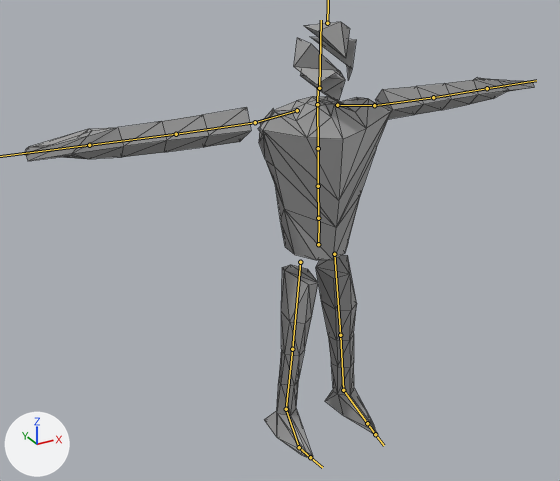
The glTF model glb_imports/8164_meshes.glb as it was, and as the next commit left it.
Before and after are seen from a 50 mm lens placed at (-20.6, -33.2, 29.5), pointed at (-1.9, 0.8, 12.5). Arrows for +X, +Y and +Z are at lower left; the lights stay in place. The bones that bend it are drawn over the model as lines. Mesh edges are drawn as thin lines.

The first picture shows 'Body.001'.
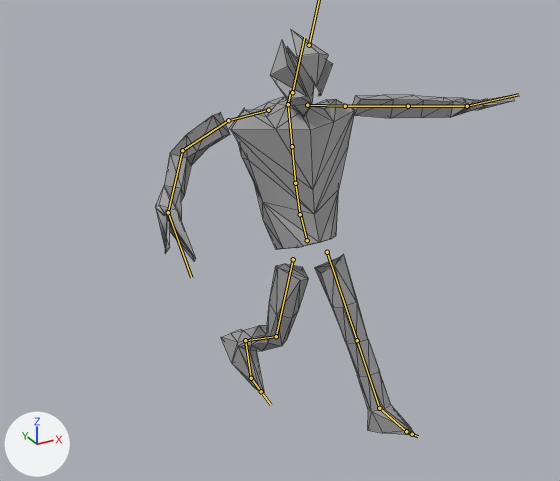
The newer file adds an action. The first version stands in its rest pose; the second is drawn at frame 0 of the action 'ChainSliceLeftLaser'.

What differs and where, as boxes (x1, y1, x2, y2) in the pictures (560 x 481 px):
'Body.001', posed (29% narrower, 7% shorter)
    before: (25, 22, 534, 459)
    after: (155, 30, 515, 435)
bone 'mixamorig:Hips', root to tip
    before: (318, 244) to (319, 221)
    after: (307, 240) to (301, 216)
bone 'mixamorig:Spine', root to tip
    before: (318, 218) to (318, 186)
    after: (300, 214) to (295, 183)
bone 'mixamorig:Spine1', root to tip
    before: (318, 186) to (318, 148)
    after: (295, 183) to (292, 146)
bone 'mixamorig:Neck', root to tip
    before: (317, 104) to (318, 87)
    after: (288, 104) to (291, 90)
bone 'mixamorig:LeftArm', root to tip
    before: (374, 105) to (433, 97)
    after: (345, 106) to (408, 106)
bone 'mixamorig:LeftForeArm', root to tip
    before: (433, 97) to (487, 88)
    after: (408, 106) to (467, 106)
bone 'mixamorig:LeftHand', root to tip
    before: (487, 88) to (536, 80)
    after: (467, 106) to (519, 94)
bone 'mixamorig:RightArm', root to tip
    before: (255, 122) to (176, 134)
    after: (228, 120) to (182, 150)
bone 'mixamorig:RightForeArm', root to tip
    before: (176, 134) to (89, 145)
    after: (182, 150) to (168, 212)
bone 'mixamorig:LeftUpLeg', root to tip
    before: (334, 254) to (340, 335)
    after: (327, 252) to (357, 340)
bone 'mixamorig:LeftLeg', root to tip
    before: (340, 335) to (343, 390)
    after: (357, 340) to (379, 408)
bone 'mixamorig:LeftFoot', root to tip
    before: (343, 390) to (367, 423)
    after: (379, 408) to (406, 431)
bone 'mixamorig:RightUpLeg', root to tip
    before: (300, 262) to (292, 349)
    after: (293, 259) to (276, 336)
bone 'mixamorig:RightLeg', root to tip
    before: (292, 349) to (286, 409)
    after: (276, 336) to (245, 340)
bone 'mixamorig:RightFoot', root to tip
    before: (286, 409) to (299, 447)
    after: (245, 340) to (251, 378)

Edits to the bpy script that builds the scene:
```text
Change bone_mixamorig_hips:
    where bone_mixamorig_hips = bpy.data.objects['Armature'].pose.bones['mixamorig:Hips']
    bone_mixamorig_hips.location: (0.0, 0.0, 0.0) -> (0.0, -0.25, -1.23)
    bone_mixamorig_hips.rotation_quaternion: (1.0, 0.0, 0.0, 0.0) -> (0.965, -0.261, -0.023, 0.002)  # degrees (0, 0, 0) -> degrees (-30, -3, 1)
Change bone_mixamorig_spine:
    where bone_mixamorig_spine = bpy.data.objects['Armature'].pose.bones['mixamorig:Spine']  # child of 'mixamorig:Hips'
    bone_mixamorig_spine.rotation_quaternion: (1.0, 0.0, 0.0, 0.0) -> (0.991, 0.13, 0.001, -0.006)  # degrees (0, 0, 0) -> degrees (15, 0, -1)
Change bone_mixamorig_spine1:
    where bone_mixamorig_spine1 = bpy.data.objects['Armature'].pose.bones['mixamorig:Spine1']  # child of 'mixamorig:Spine'
    bone_mixamorig_spine1.rotation_quaternion: (1.0, 0.0, 0.0, 0.0) -> (0.999, 0.044, 0.0, -0.002)  # degrees (0, 0, 0) -> degrees (5, 0, 0)
Change bone_mixamorig_neck:
    where bone_mixamorig_neck = bpy.data.objects['Armature'].pose.bones['mixamorig:Neck']  # child of 'mixamorig:Spine2'
    bone_mixamorig_neck.rotation_quaternion: (1.0, 0.0, 0.0, 0.0) -> (0.96, 0.278, -0.02, -0.01)  # degrees (0, 0, 0) -> degrees (32, -2, -2)
Change bone_mixamorig_leftarm:
    where bone_mixamorig_leftarm = bpy.data.objects['Armature'].pose.bones['mixamorig:LeftArm']  # child of 'mixamorig:LeftShoulder'
    bone_mixamorig_leftarm.rotation_quaternion: (1.0, 0.0, 0.0, 0.0) -> (0.293, -0.039, 0.954, 0.058)  # degrees (0, 0, 0) -> degrees (-6, 146, 3)
Change bone_mixamorig_leftforearm:
    where bone_mixamorig_leftforearm = bpy.data.objects['Armature'].pose.bones['mixamorig:LeftForeArm']  # child of 'mixamorig:LeftArm'
    bone_mixamorig_leftforearm.rotation_quaternion: (1.0, 0.0, 0.0, 0.0) -> (1.0, 0.012, 0.0, 0.003)  # degrees (0, 0, 0) -> degrees (1, 0, 0)
Change bone_mixamorig_lefthand:
    where bone_mixamorig_lefthand = bpy.data.objects['Armature'].pose.bones['mixamorig:LeftHand']  # child of 'mixamorig:LeftForeArm'
    bone_mixamorig_lefthand.rotation_quaternion: (1.0, 0.0, 0.0, 0.0) -> (0.315, 0.008, -0.944, -0.094)  # degrees (0, 0, 0) -> degrees (-13, -144, 5)
Change bone_mixamorig_rightarm:
    where bone_mixamorig_rightarm = bpy.data.objects['Armature'].pose.bones['mixamorig:RightArm']  # child of 'mixamorig:RightShoulder'
    bone_mixamorig_rightarm.rotation_quaternion: (1.0, 0.0, 0.0, 0.0) -> (0.803, 0.359, -0.27, 0.392)  # degrees (0, 0, 0) -> degrees (31, -46, 38)
Change bone_mixamorig_rightforearm:
    where bone_mixamorig_rightforearm = bpy.data.objects['Armature'].pose.bones['mixamorig:RightForeArm']  # child of 'mixamorig:RightArm'
    bone_mixamorig_rightforearm.rotation_quaternion: (1.0, 0.0, 0.0, 0.0) -> (0.724, 0.009, 0.008, -0.69)  # degrees (0, 0, 0) -> degrees (0, 1, -87)
Change bone_mixamorig_righthand:
    where bone_mixamorig_righthand = bpy.data.objects['Armature'].pose.bones['mixamorig:RightHand']  # child of 'mixamorig:RightForeArm'
    bone_mixamorig_righthand.rotation_quaternion: (1.0, 0.0, 0.0, 0.0) -> (0.608, -0.001, -0.754, -0.248)  # degrees (0, 0, 0) -> degrees (-70, -113, 49)
Change bone_mixamorig_leftupleg:
    where bone_mixamorig_leftupleg = bpy.data.objects['Armature'].pose.bones['mixamorig:LeftUpLeg']  # child of 'mixamorig:Hips'
    bone_mixamorig_leftupleg.rotation_quaternion: (1.0, 0.0, 0.0, 0.0) -> (0.946, -0.023, 0.325, -0.006)  # degrees (0, 0, 0) -> degrees (-3, 38, -2)
Change bone_mixamorig_leftleg:
    where bone_mixamorig_leftleg = bpy.data.objects['Armature'].pose.bones['mixamorig:LeftLeg']  # child of 'mixamorig:LeftUpLeg'
    bone_mixamorig_leftleg.rotation_quaternion: (1.0, 0.0, 0.0, 0.0) -> (1.0, 0.014, 0.0, 0.003)  # degrees (0, 0, 0) -> degrees (2, 0, 0)
Change bone_mixamorig_leftfoot:
    where bone_mixamorig_leftfoot = bpy.data.objects['Armature'].pose.bones['mixamorig:LeftFoot']  # child of 'mixamorig:LeftLeg'
    bone_mixamorig_leftfoot.rotation_quaternion: (1.0, 0.0, 0.0, 0.0) -> (0.963, 0.008, -0.126, 0.237)  # degrees (0, 0, 0) -> degrees (-3, -14, 28)
Change bone_mixamorig_rightupleg:
    where bone_mixamorig_rightupleg = bpy.data.objects['Armature'].pose.bones['mixamorig:RightUpLeg']  # child of 'mixamorig:Hips'
    bone_mixamorig_rightupleg.rotation_quaternion: (1.0, 0.0, 0.0, 0.0) -> (0.936, -0.346, -0.064, -0.007)  # degrees (0, 0, 0) -> degrees (-41, -7, 2)
Change bone_mixamorig_rightleg:
    where bone_mixamorig_rightleg = bpy.data.objects['Armature'].pose.bones['mixamorig:RightLeg']  # child of 'mixamorig:RightUpLeg'
    bone_mixamorig_rightleg.rotation_quaternion: (1.0, 0.0, 0.0, 0.0) -> (0.913, -0.409, 0.001, -0.003)  # degrees (0, 0, 0) -> degrees (-48, 0, 0)
Change bone_mixamorig_rightfoot:
    where bone_mixamorig_rightfoot = bpy.data.objects['Armature'].pose.bones['mixamorig:RightFoot']  # child of 'mixamorig:RightLeg'
    bone_mixamorig_rightfoot.rotation_quaternion: (1.0, 0.0, 0.0, 0.0) -> (0.982, 0.16, -0.06, 0.081)  # degrees (0, 0, 0) -> degrees (18, -8, 8)
```
